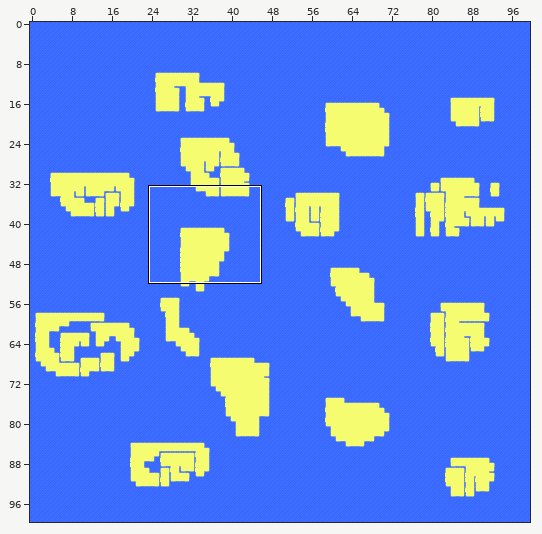
A Tiled map (JSON) gets an edit: levels/level0.json. The picture above shows the old version from afar; the outline marks the close-up.
Close-up. Old version:
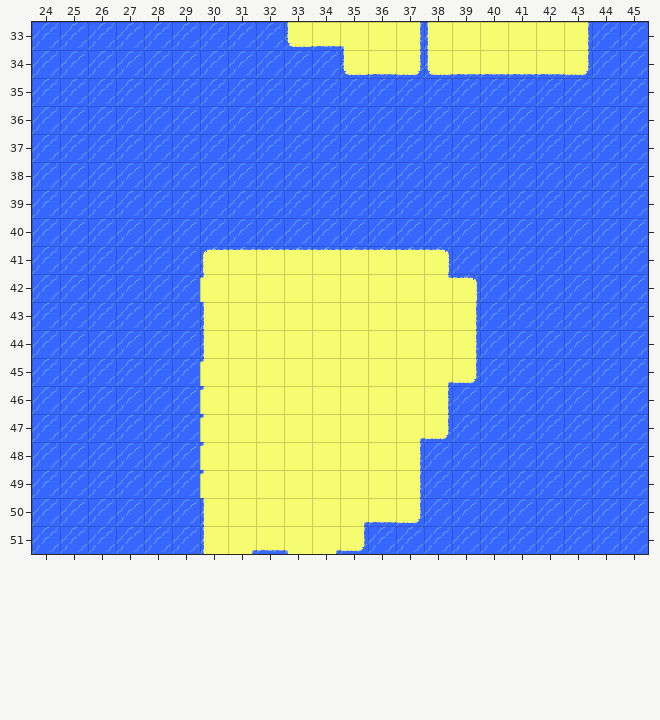
Cells are 32x32 px. Shown: x 24..45, y 33..51. The commit also changed other parts of the map, which this record leaves out.
After:
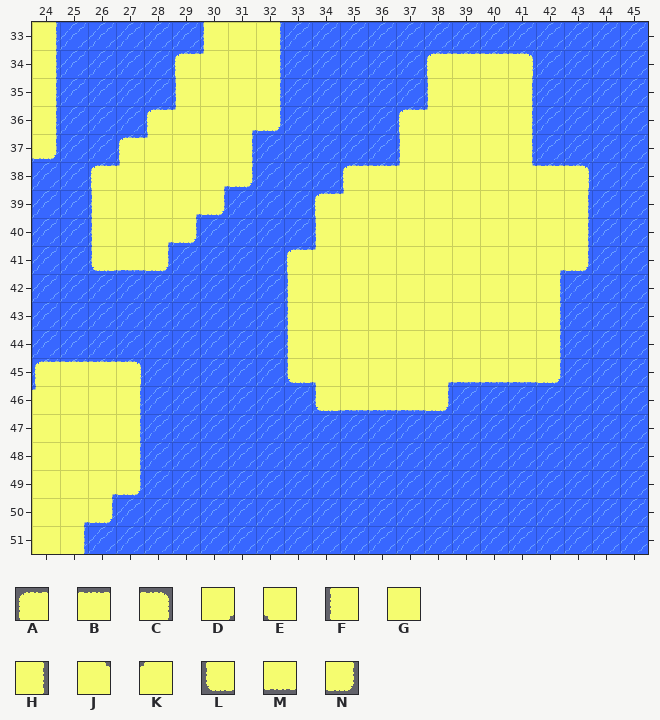
Key: from "IslandTerrain": A 0, B 1, C 2, D 3, E 4, F 5, G 6, H 7, J 8, K 9, L 10, M 11, N 12.
_ is an empty cell.
Commit: Added buggy collisions with islands
Edits made:
Layer "Islands":
y 33: x 24 _ -> H; x 30..43 ___LMEGHFGGGGH -> FGH___________
y 34: x 24 _ -> H; x 29..32 ____ -> AKGH; x 35..43 LMNLMMMMN -> ___ABBC__
y 35: x 24 _ -> H; x 29..32 ____ -> FGGH; x 38..41 ____ -> FGGH
y 36: x 24 _ -> H; x 28..32 _____ -> AKGDN; x 37..41 _____ -> AKGGH
y 37: x 24 _ -> N; x 27..31 _____ -> AKGGH; x 37..41 _____ -> FGGGH
y 38: x 26..31 ______ -> AKGGDN; x 35..43 _________ -> ABKGGGJBC
y 39: x 26..30 _____ -> FGGDN; x 34..43 __________ -> AKGGGGGGGH
y 40: x 26..29 ____ -> FGDN; x 34..43 __________ -> FGGGGGGGGH
y 41: x 26..28 ___ -> LMN; x 30..43 ABBBBBBBC_____ -> ___AKGGGGGGGDN
y 42: x 30..33 KGGG -> ___F; x 38..42 JC___ -> GGGGH
y 43..44: x 30..33 FGGG -> ___F; x 39..42 H___ -> GGGH
y 45: x 24..27 ____ -> ABBC; x 30..34 KGGGG -> ___LE; x 39..42 N___ -> MMMN
y 46: x 24..27 ____ -> KGGH; x 30..38 KGGGGGGGH -> ____LMMMN
y 47: x 24..27 ____ -> GGGH; x 30..38 KGGGGGGDN -> _________
y 48: x 24..27 ____ -> GGGH; x 30..37 KGGGGGGH -> ________
y 49: x 24..27 ____ -> GGDN; x 30..37 KGGGGGGH -> ________
y 50: x 24..26 ___ -> GDN; x 30..37 FGGGGDMN -> ________
y 51: x 24..25 __ -> GH; x 30..35 FDMEDN -> ______
